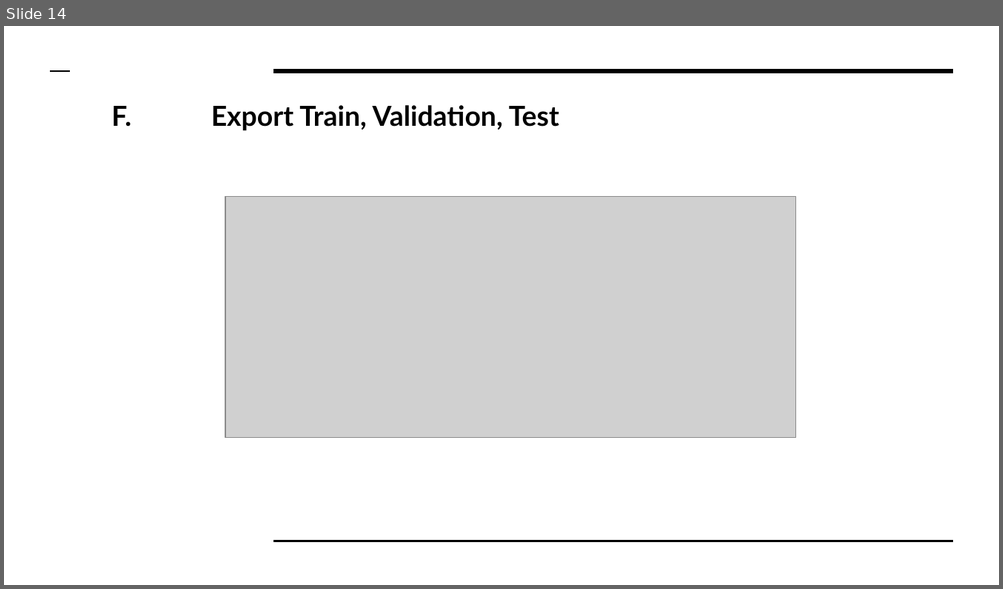
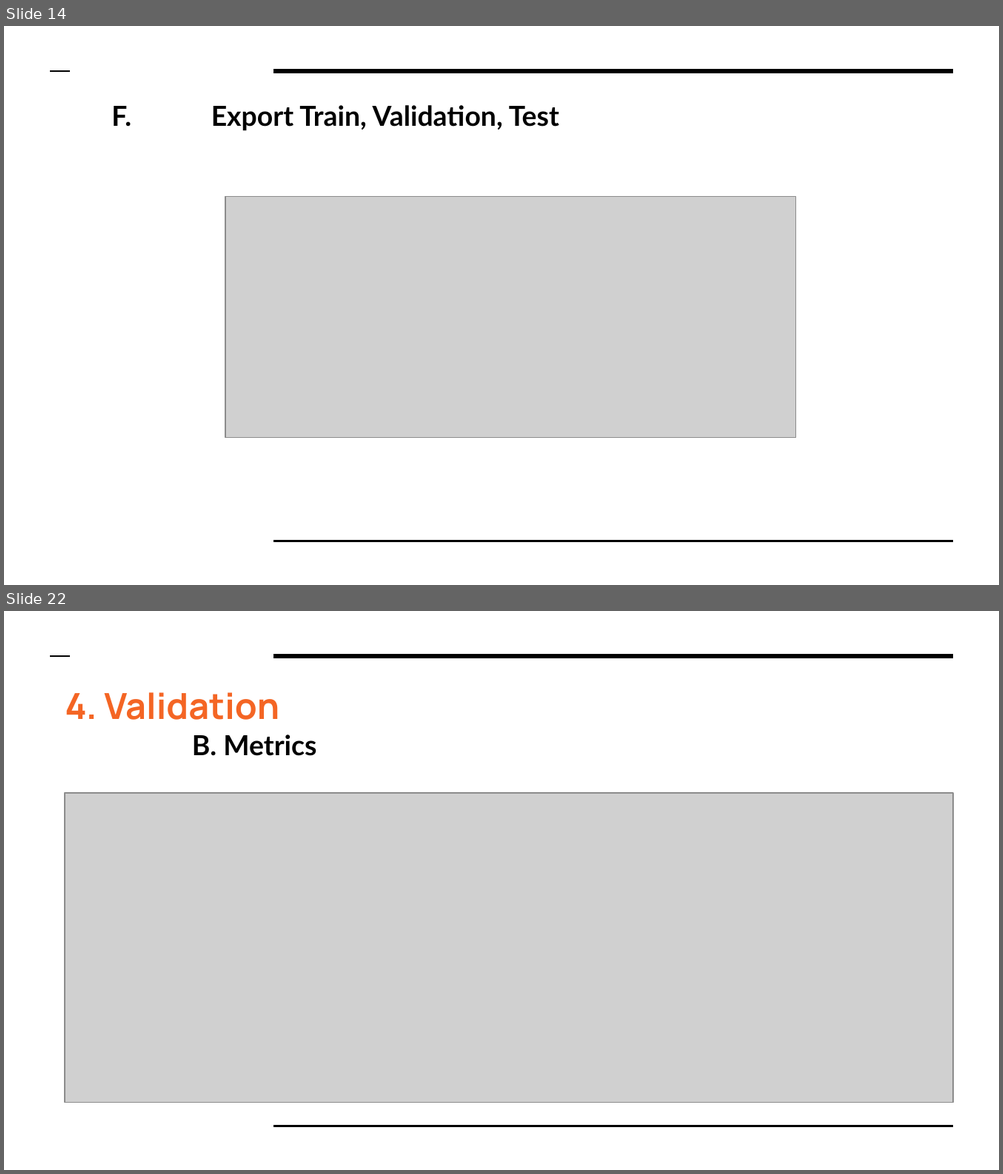
Before and after one commit to HoManLeung/Amazon-analysis, a slide deck: Final Project DS610.pptx. Shown one above the other, each under a label of ours: slide 14 before the commit, slides 14 and 22 after it; the slides between them are not shown. The pictures are 1003x589 and 1003x1174 pixels, drawn with LibreOffice and Linux fonts; fonts in the diff are those of the drawing; grey boxes stand for pictures. Boxes give left, top, right and bottom in pixels: in the first picture for what was removed or moved away, otherwise in the second. Text is boxed around its words. In the diff, an @@ line names an element or a change of style, - is before the commit and + after.

```diff
--- a/Final Project DS610.pptx
+++ b/Final Project DS610.pptx
@@ slide 22 added at [4, 611, 999, 1170], background #FFFFFF; not listed: 3 template elements that a slide beside it also shows @@
@@ title added at [65, 692, 279, 720], 26 pt, text #F46524, bold @@
+4. Validation
@@ text added at [192, 735, 316, 756], 20 pt, text #000000, bold @@
+B. Metrics
@@ picture added at [65, 793, 953, 1102] @@
```
Also in this commit, not shown: 3 slides changed, 8 other slides added.
